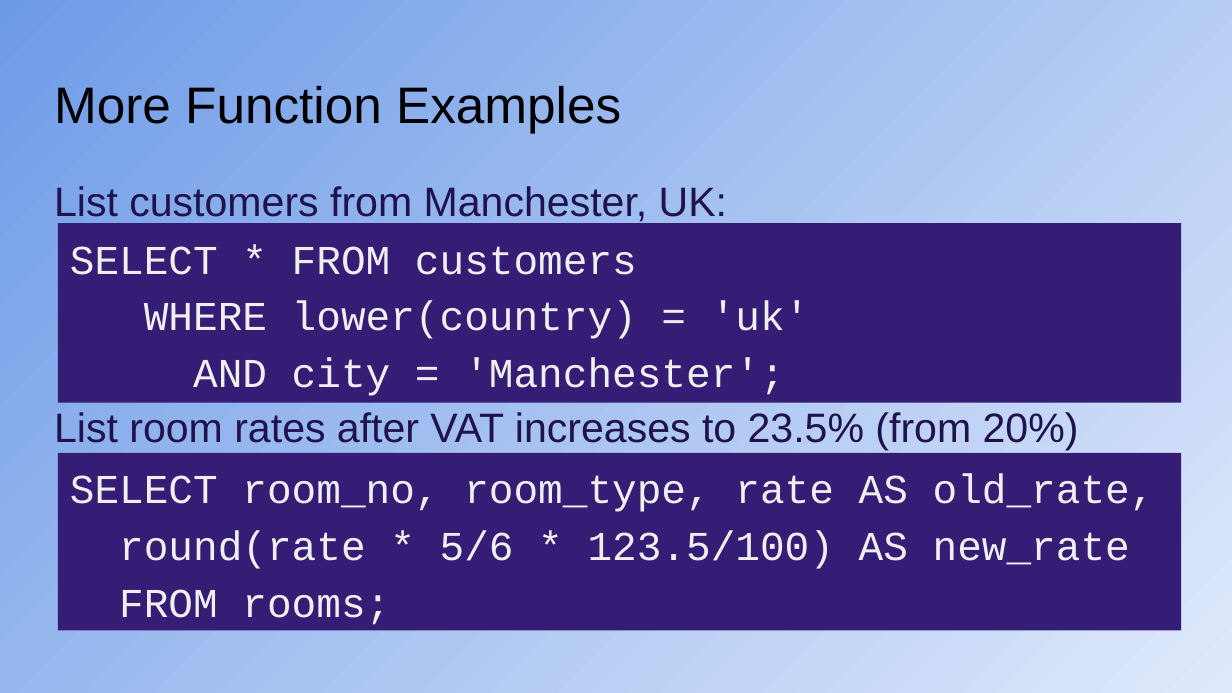
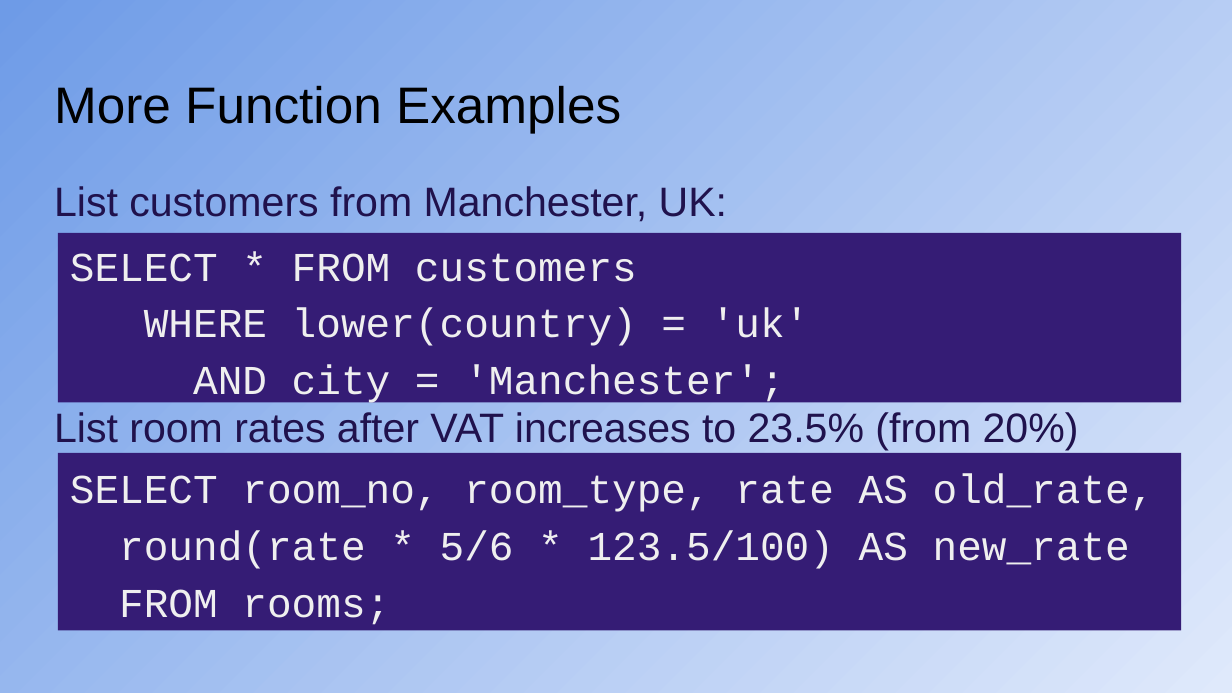
Before and after one commit to KeithBremer/CYF-DB-Module, a slide deck: slide 30 of db/week-1/CYF_DB_1.pptx. Drawn at 1232x693 pixels with LibreOffice and Linux fonts; fonts in the diff are those of the drawing. Boxes give left, top, right and bottom in pixels: in the first picture for what was removed or moved away, otherwise in the second. Text is boxed around its words. In the diff, an @@ line names an element or a change of style, - is before the commit and + after.

```diff
--- a/db/week-1/CYF_DB_1.pptx
+++ b/db/week-1/CYF_DB_1.pptx
@@ rectangle "SELECT * FROM customers": place and size @@
-rectangle "SELECT * FROM customers" at [58, 223, 1181, 403]
+rectangle "SELECT * FROM customers" at [58, 233, 1181, 403]
```
Also in this commit, not shown: 9 other slides changed, 13 other files.
